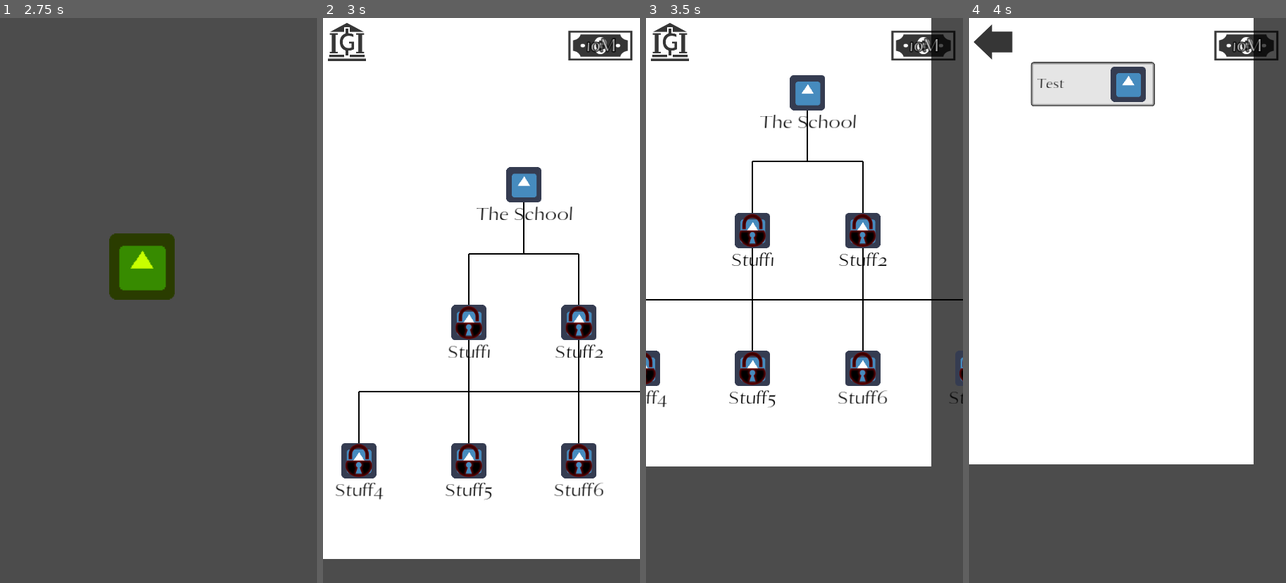
Above: before the commit, frames 1-4 (left to right).
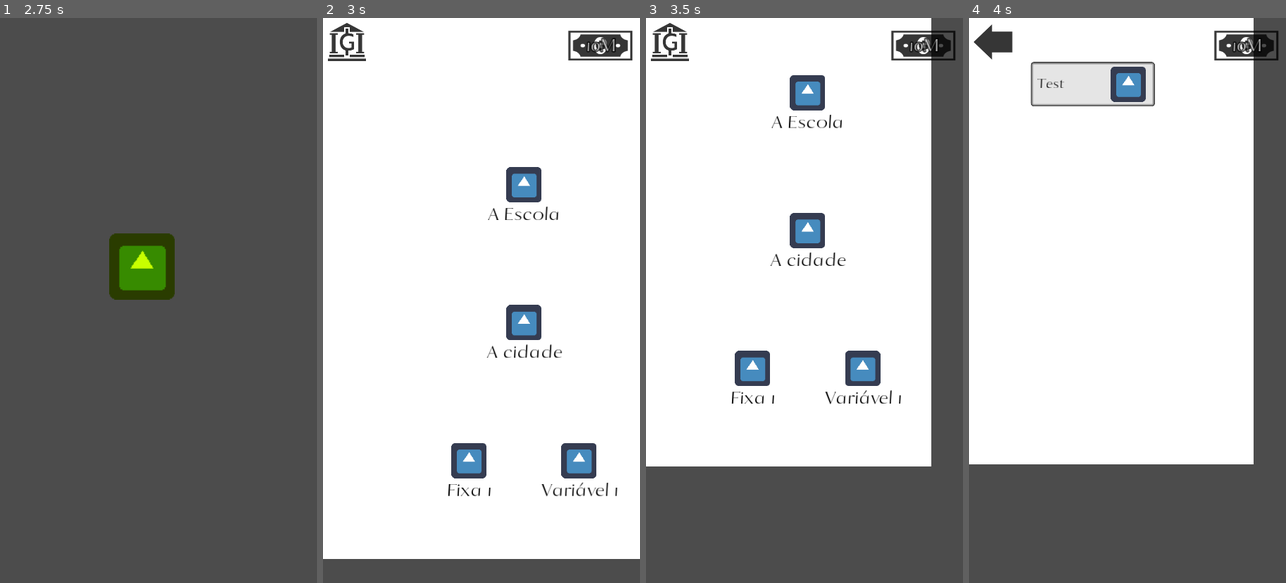
Above: after the commit, the same moments.

Repository: AndreMoukarzel/Grana-Preta
Game: Godot game, scene res://OpeningMenu.tscn
Two runs of this game, one before a commit and one after it. Both use one fixed random seed, a clock stepped at 60 frames per second and the inputs below. The engine's default icon, where the game draws it, is replaced by a stand-in: a white triangle on a blue panel in a dark square.
Inputs (mouse positions are in pixels of both pictures, inside the frame that each line leads up to):
- Up to frame 1 (2.75 s): tap Enter at 0.5, 2 s; move the mouse to (228, 272) at 0.52 s; click (228, 272) at 0.67 s; tap Space at 1.25 s; drag from (95, 328) to (142, 413) at 1.27 s; move the mouse to (190, 176) at 2.02 s; click (190, 176) at 2.17 s
- Up to frame 2 (3 s): click (465, 266) at 2.75 s
- Up to frame 3 (3.5 s): no input
- Up to frame 4 (4 s): click (1130, 91) at 3.5 s, where only the run before the commit has a clickable "The School"

Frame 1 is identical in both runs. In frame 2, 5.1% of the frame differs, in the area x 4-100%, y 32-86%; in frame 3, 4.6%; in frame 4, nothing differs.

Commit message:
Made it so Questionnaire locks itself even if player quits by closing the App
Fix #34

Diff:
--- a/school/Lessons/Question.gd
+++ b/school/Lessons/Question.gd
@@ -47,6 +47,7 @@
 		add_answers(i, question_height + 80)
 	var answers_height = show_question_and_answer(0)
 	set_questionnaire_size(answers_height)
+	lock()
 
 
 func add_title(title):
@@ -189,7 +190,9 @@
 		tween_result()
 
 		if not Save.completed_lessons.has(id): # if not completed, lock
+			var School = get_tree().get_root().get_node("School")
 			lock()
+			School._on_HUD_on_Back_pressed()
 
 
 func disable_all():
@@ -223,6 +226,7 @@
 	var School = get_tree().get_root().get_node("School")
 
 	School.complete_lesson(id)
+	School.unlock_questionnaire(id)
 	School._on_HUD_on_Back_pressed()
 	School.get_node("HUD").add_money(50)
 
@@ -231,7 +235,6 @@
 	var School = get_tree().get_root().get_node("School")
 
 	School.lock_questionnaire(id)
-	School._on_HUD_on_Back_pressed()
 
 
 func get_all_questions_and_answers(content):
--- a/school/Lessons/Question.tscn
+++ b/school/Lessons/Question.tscn
@@ -42,7 +42,7 @@
 use_filter = true
 font_data = ExtResource( 3 )
 
-[node name="Question" index="0" instance=ExtResource( 1 )]
+[node name="Question" instance=ExtResource( 1 )]
 script = ExtResource( 2 )
 
 [node name="SwipeHandler" parent="." index="1"]
--- a/school/School.gd
+++ b/school/School.gd
@@ -112,10 +112,12 @@
 func unlock_questionnaire(id):
 	var index = Save.failed_questions.find(id)
 
-	print("Questionnaire ", id, " unlocked")
-	Save.failed_questions.remove(index)
-	Save.failed_questions_time.remove(index)
-	Save.save_game()
+	while index != - 1:
+		print("Questionnaire ", id, " unlocked")
+		Save.failed_questions.remove(index)
+		Save.failed_questions_time.remove(index)
+		Save.save_game()
+		index = Save.failed_questions.find(id)
 
 
 func leave_questionnaire():
--- a/school/SchoolDB.gd
+++ b/school/SchoolDB.gd
@@ -9,66 +9,31 @@
 
 var themes = [
 	{
-		NAME : "The School",
+		NAME : "A Escola",
 		ICON : null,
 		INFO : ["Test"],
 		DEPEN : [],
 		HEIGHT : 0
 	},
 	{
-		NAME : "Stuff1",
+		NAME : "A cidade",
 		ICON : null,
 		INFO : [],
-		DEPEN : ["The School"],
+		DEPEN : [],
 		HEIGHT : 1
 	},
 	{
-		NAME : "Stuff2",
-		ICON : null,
-		INFO : [],
-		DEPEN : ["The School"],
-		HEIGHT : 1
-	},
-	{
-		NAME : "Stuff3",
+		NAME : "Fixa 1",
 		ICON : null,
 		INFO : [],
 		DEPEN : [],
 		HEIGHT : 2
 	},
 	{
-		NAME : "Stuff4",
+		NAME : "Variável 1",
 		ICON : null,
 		INFO : [],
-		DEPEN : ["Stuff1", "Stuff2"],
-		HEIGHT : 2
-	},
-	{
-		NAME : "Stuff5",
-		ICON : null,
-		INFO : [],
-		DEPEN : ["Stuff1", "Stuff2"],
-		HEIGHT : 2
-	},
-	{
-		NAME : "Stuff6",
-		ICON : null,
-		INFO : [],
-		DEPEN : ["Stuff1", "Stuff2"],
-		HEIGHT : 2
-	},
-	{
-		NAME : "Stuff7",
-		ICON : null,
-		INFO : [],
-		DEPEN : ["Stuff1", "Stuff2"],
-		HEIGHT : 2
-	},
-	{
-		NAME : "Stuff8",
-		ICON : null,
-		INFO : [],
-		DEPEN : ["Stuff1", "Stuff2"],
+		DEPEN : [],
 		HEIGHT : 2
 	}
 ]
--- a/school/Subjects/SubjectLesson.gd
+++ b/school/Subjects/SubjectLesson.gd
@@ -1,6 +1,9 @@
 extends Control
 
 const LESSON_DB = preload("res://school/Lessons/LessonDB.gd")
+const BLUE = Color(.2, .2, 1)
+const GREEN = Color(0, 1, 0)
+const RED = Color(1.5, 0, 0)
 
 var title : String
 var id : int
@@ -23,7 +26,7 @@
 
 	type = db.get_lesson_type(self.id)
 	if type == "question":
-		$Background.set_modulate(Color(.6, .6, 1))
+		$Background.set_modulate(BLUE)
 
 	if Save.completed_lessons.has(id): # lesson previously completed
 		set_completed()
@@ -40,7 +43,7 @@
 			$Lock.show()
 			self.disabled = true
 			self.text = str("Time remaning: ", remaining_time)
-			$Background.set_modulate(Color(1, .6, .6))
+			$Background.set_modulate(RED)
 			$Timer.start()
 
 
@@ -73,11 +76,11 @@
 	$Lock.hide()
 	self.disabled = false
 	self.text = self.title
-	$Background.set_modulate(Color(.6, .6, 1))
+	$Background.set_modulate(BLUE)
 
 
 func set_completed():
-	$Background.set_modulate(Color(0, 1, 0))
+	$Background.set_modulate(GREEN)
 	completed = true
 
 
@@ -126,4 +129,4 @@
 		remain_string += str(":", r)
 	remain_string.erase(0, 1) # removes first ":"
 	self.text = str("Time remaning: ", remain_string)
-	$Background.set_modulate(Color(1, .6, .6))
+	$Background.set_modulate(RED)
--- a/school/Subjects/SubjectLesson.tscn
+++ b/school/Subjects/SubjectLesson.tscn
@@ -31,7 +31,10 @@
 rect_min_size = Vector2( 180, 40 )
 custom_styles/normal = SubResource( 1 )
 custom_fonts/font = SubResource( 2 )
+custom_colors/font_color_disabled = Color( 1, 1, 1, 1 )
 custom_colors/font_color = Color( 1, 1, 1, 1 )
+custom_colors/font_color_hover = Color( 1, 1, 1, 1 )
+custom_colors/font_color_pressed = Color( 0.45098, 0.45098, 0.45098, 1 )
 shortcut_in_tooltip = false
 text = "Lesson Name"
 flat = true
